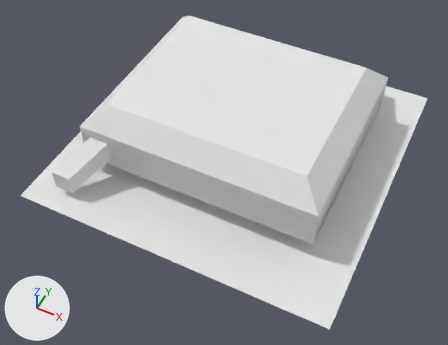
What one commit did to the OBJ model mccore/src/main/resources/assets/ivv/objmodels/parts/fueltank.obj.
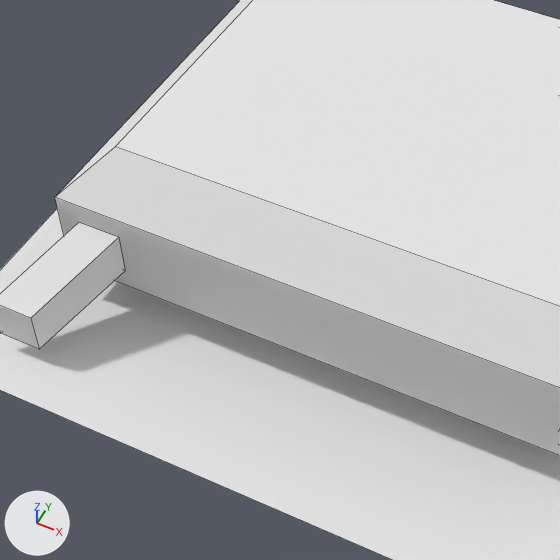
Old and new are each drawn whole from a 50 mm camera at (0.599, -1.308, 1.279) aimed at (0.009, -0.126, -0.198) and again close up on the part from 12% to 67% of the width and 12% to 83% of the height. Arrows for +X, +Y and +Z are at lower left; the lights stay in place. The close-ups show mesh edges as thin lines. Where no turn or scale is listed for an object, it has been applied to the vertices. Vertices at the same position are counted once.

The first close-up shows '#gas_translucent', 'cube', 'cube_placedonground'.
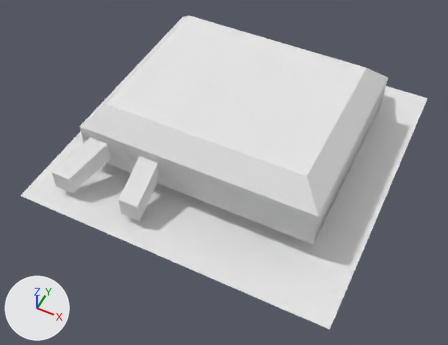
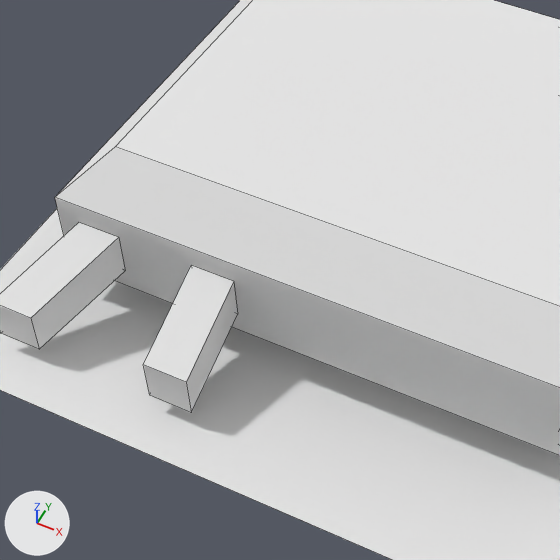
Pixel boxes (x1, y1, x2, y2) of what changed, in the close-ups (560 x 560 px):
'cube_placedonground', reshaped
    before: (0, 0, 560, 388)
    after: (0, 0, 560, 413)
part 1 of me_cube_placedonground, added
    after: (143, 265, 237, 413)

The change, as a diff of the scene's bpy script:
```diff
--- a/mccore/src/main/resources/assets/ivv/objmodels/parts/fueltank.obj.py
+++ b/mccore/src/main/resources/assets/ivv/objmodels/parts/fueltank.obj.py
@@ me_cube_placedonground @@
 # used by ob_cube_placedonground; location = (0.0, 0.0, 0.0)
-me_cube_placedonground.from_pydata(...)  # 24 vertices, 18 faces; spans x -0.406..0.375, y -0.438..0.438, z -0.156..0.063
+me_cube_placedonground.from_pydata(...)  # 40 vertices, 30 faces; spans x -0.406..0.375, y -0.438..0.438, z -0.156..0.063
+# me_cube_placedonground part 1
+# 10 vertices are added at x -0.172..0.234, y -0.438..0.438, z -0.156..-0.031
+# 6 new vertices lie (0.063, 0.0, 0.0) away from vertices in x -0.172..0.109, y -0.438..0.312, z -0.156..-0.031
+# 12 new faces join them
 me_cube_placedonground.materials.append(mat_m_e0fd2cac_8fc1_8810_7be9_446daa06d258)
```
